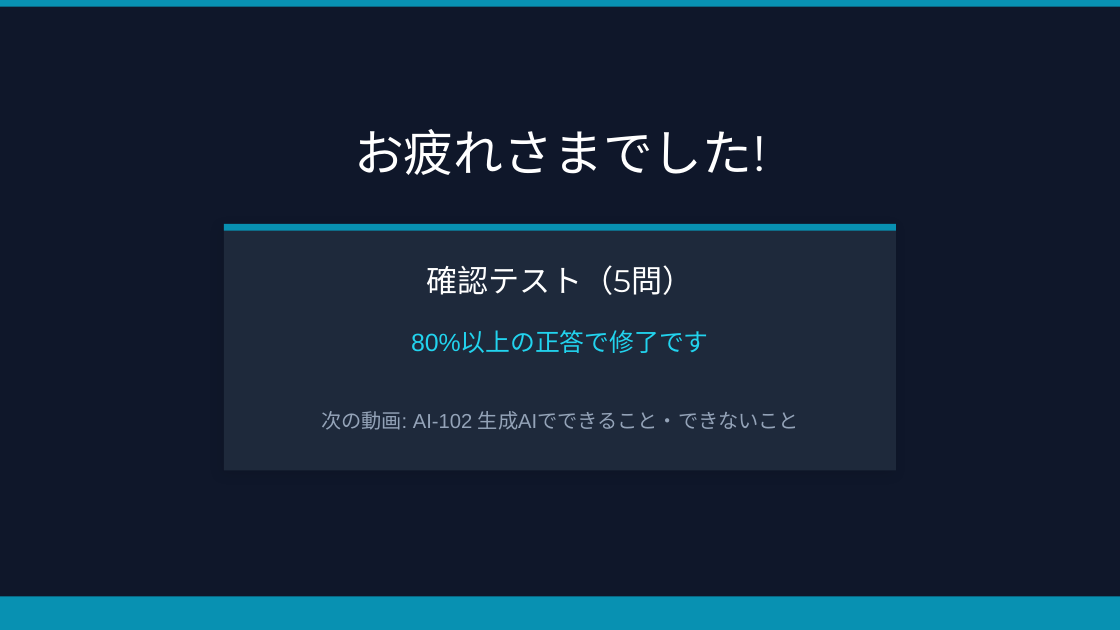
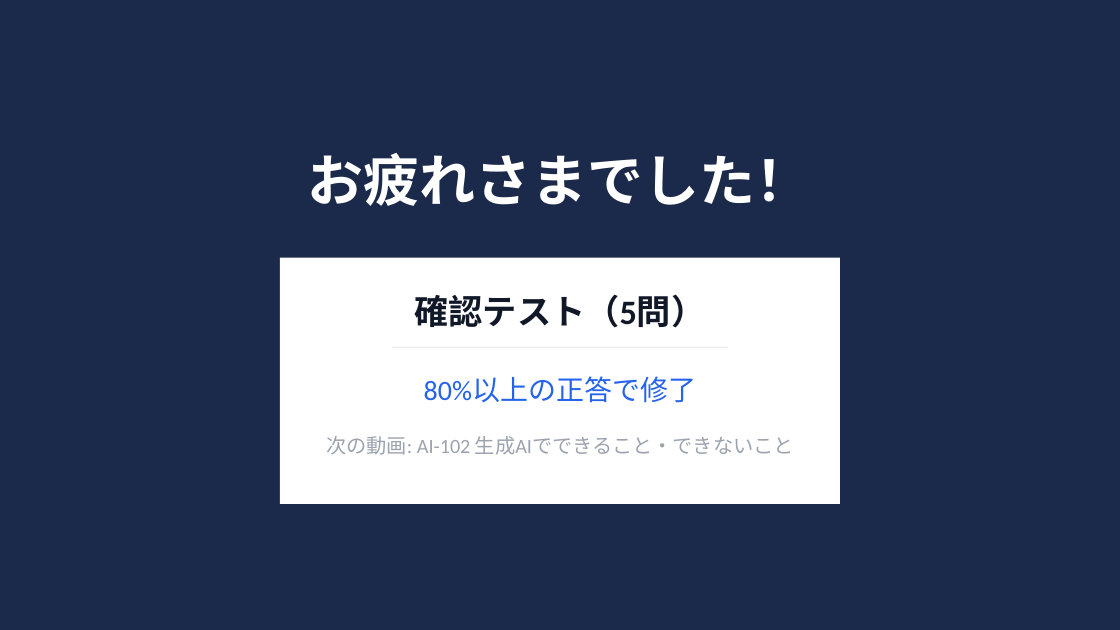
Before and after one commit to kurosaki-yuto/gorilla-knowledge, a slide deck: slide 12 of 黒崎/AI研修一覧/AI-101_AIの基本/スライド.pptx. Drawn at 1120x630 pixels with LibreOffice and Linux fonts; fonts in the diff are those of the drawing. Boxes give left, top, right and bottom in pixels: in the first picture for what was removed or moved away, otherwise in the second. Text is boxed around its words. In the diff, an @@ line names an element or a change of style, - is before the commit and + after.

```diff
--- a/黒崎/AI研修一覧/AI-101_AIの基本/スライド.pptx
+++ b/黒崎/AI研修一覧/AI-101_AIの基本/スライド.pptx
@@ background #0F172A to #1B2A4A @@
@@ rectangle removed at [0,0,1120,7] @@
@@ text at [308,153,812,206]: text changed; size 32 to 36 pt; font Montserrat to Calibri; bold on @@
-お疲れさまでした!
+お疲れさまでした！
@@ rectangle removed at [224,224,896,231] @@
@@ rectangle: place and size @@
-rectangle at [224,224,896,470]
+rectangle at [280,258,840,504]
@@ rectangle at [280,258,840,504]: fill #1E293B to #FFFFFF; shadow off @@
@@ text "確認テスト（5問）": place and size @@
-text "確認テスト（5問）" at [426,265,693,295]
+text "確認テスト（5問）" at [415,294,706,328]
@@ text "確認テスト（5問）" at [415,294,706,328]: size 20 to 22 pt, font Montserrat to Calibri, text colour #FFFFFF to #111827, bold on @@
@@ line added from (392, 347) to (728, 347), #E5E7EB 0.5 pt @@
@@ text at [424,377,696,403]: text changed; size 16 to 18 pt; font Arial to Calibri; text colour #22D3EE to #2563EB @@
-80%以上の正答で修了です
+80%以上の正答で修了
@@ text "次の動画: AI-102 生成AIでできること・できないこと": place and size @@
-text "次の動画: AI-102 生成AIでできること・できないこと" at [321,411,799,430]
+text "次の動画: AI-102 生成AIでできること・できないこと" at [326,436,794,455]
@@ text "次の動画: AI-102 生成AIでできること・できないこと" at [326,436,794,455]: font Arial to Calibri, text colour #94A3B8 to #9CA3AF @@
@@ rectangle removed at [0,597,1120,630] @@
```
Also in this commit, not shown: 11 other slides changed, 21 other files.
